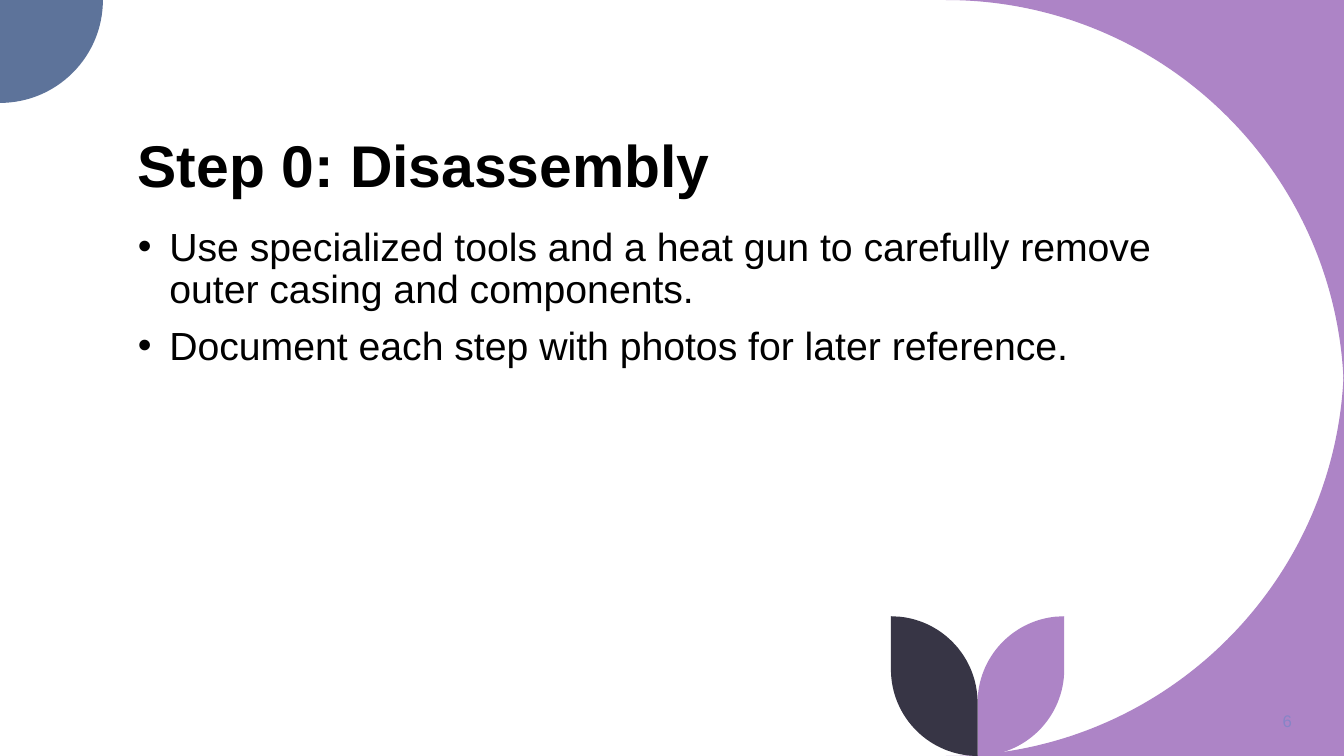
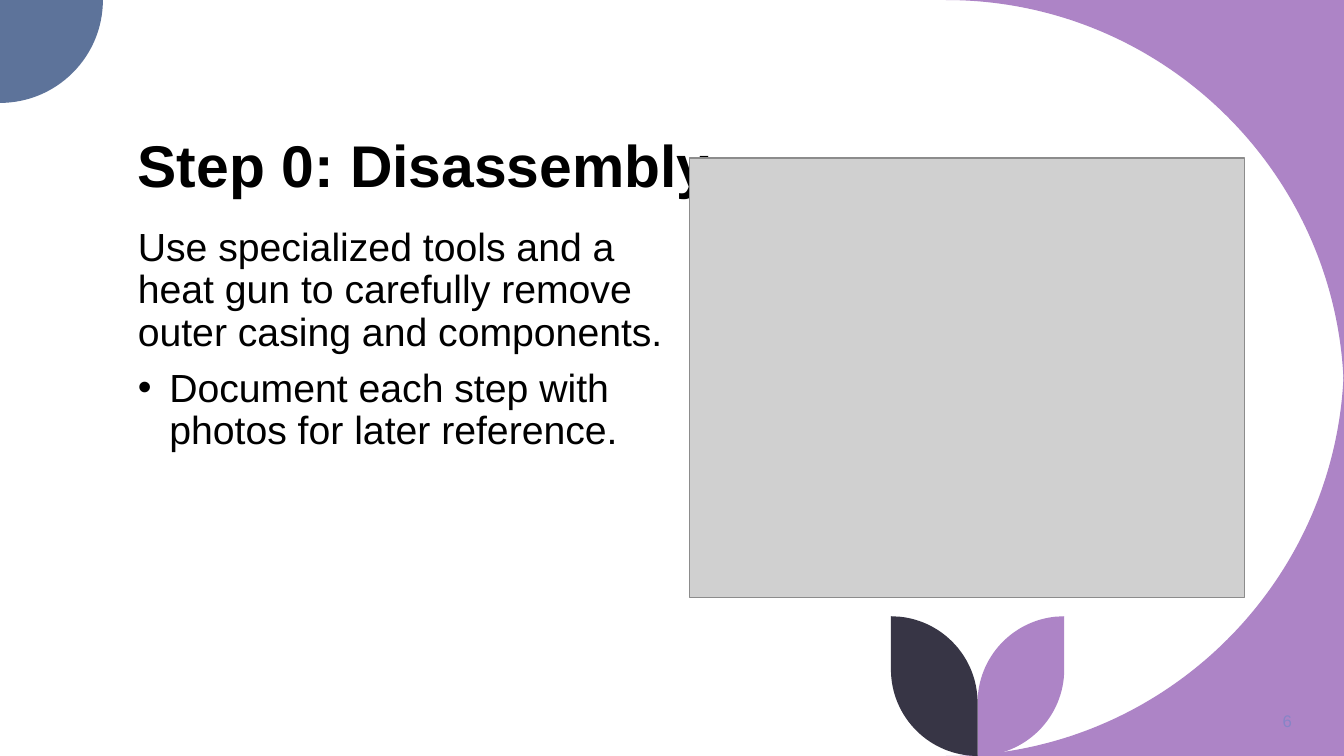
Before and after one commit to syd-kiwi/re-arduino-uno, a slide deck: slide 6 of Presentation/RE for the Rest of Us.pptx. Drawn at 1344x756 pixels with LibreOffice and Linux fonts; fonts in the diff are those of the drawing; grey boxes stand for pictures. Boxes give left, top, right and bottom in pixels: in the first picture for what was removed or moved away, otherwise in the second. Text is boxed around its words. In the diff, an @@ line names an element or a change of style, - is before the commit and + after.

```diff
--- a/Presentation/RE for the Rest of Us.pptx
+++ b/Presentation/RE for the Rest of Us.pptx
@@ picture added at <box>690,158,1244,599</box> @@
@@ text at <box>138,232,662,354</box>: bullet • to none @@
```
Also in this commit, not shown: 15 other slides changed, 1 slide added, 1 slide removed.
